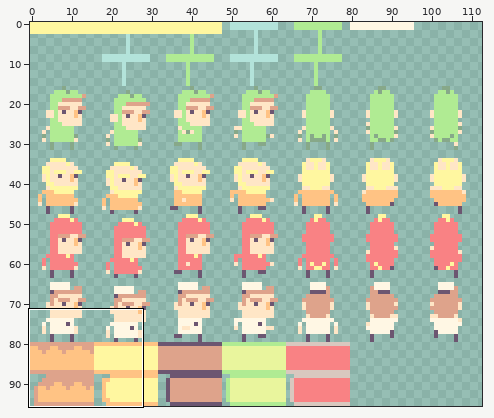
File history of a sprite sheet, data/sprites/tiny_burger16.png. The first picture is a wide view before the edit; the outline marks the close-up.
Close-up. The starting point:
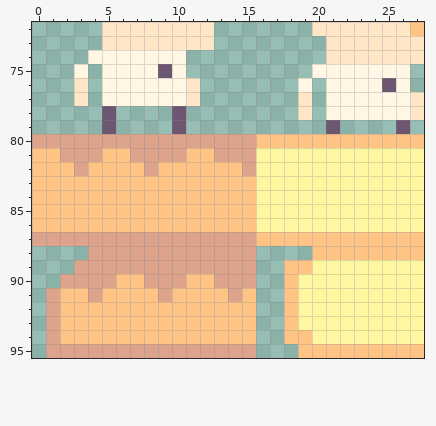
The file is 128x96 pixels. Shown: x 0..27, y 72..95. The wide view leaves out empty margins.
Now the later version:
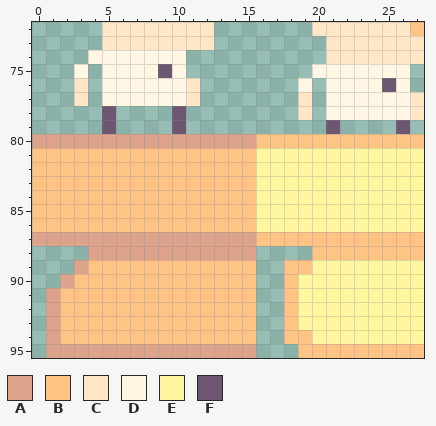
Palette (. is transparent): A #dea38b  B #ffc384  C #ffe6c6  D #fff7e4  E #fff7a0  F #6c5671
Difference:
y 81: x 2..4 AAA -> BBB; x 7..10 AAAA -> BBBB; x 13..15 AAA -> BBB
y 82: x 3 A -> B; x 8 A -> B; x 15 A -> B
y 89: x 4..15 AAAAAAAAAAAA -> BBBBBBBBBBBB
y 90: x 3..5 AAA -> BBB; x 8..10 AAA -> BBB; x 13..15 AAA -> BBB
y 91: x 4 A -> B; x 9 A -> B; x 14 A -> B
Pixel boxes of the changes (left, top, right, bottom) in both close-ups:
changed: (60, 148, 256, 176)
changed: (74, 260, 256, 302)
